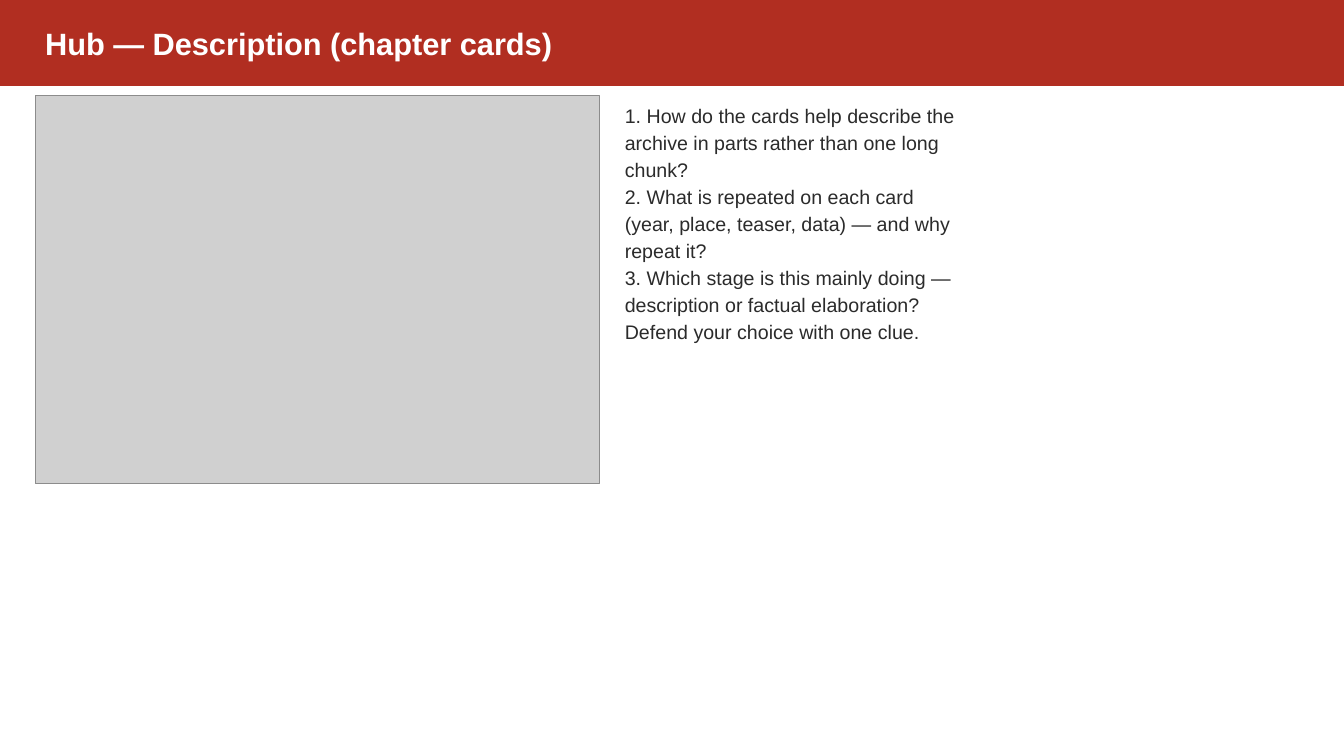
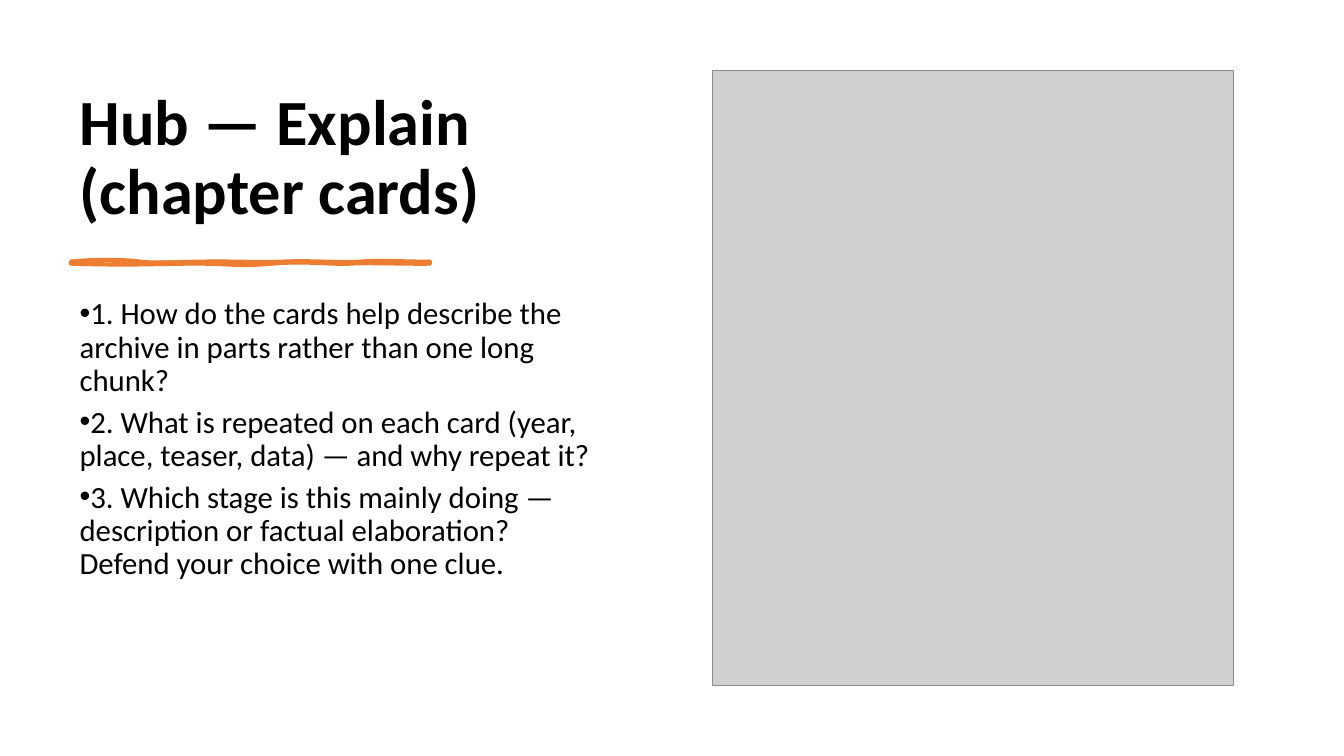
Before and after one commit to dsuth10/Joshua, a slide deck: slide 7 of Units/English/English_Unit_2/Lesson_Plans/Lesson_02_Slides.pptx. Drawn at 1344x756 pixels with LibreOffice and Linux fonts; fonts in the diff are those of the drawing; grey boxes stand for pictures. Boxes give left, top, right and bottom in pixels: in the first picture for what was removed or moved away, otherwise in the second. Text is boxed around its words. In the diff, an @@ line names an element or a change of style, - is before the commit and + after.

```diff
--- a/Units/English/English_Unit_2/Lesson_Plans/Lesson_02_Slides.pptx
+++ b/Units/English/English_Unit_2/Lesson_Plans/Lesson_02_Slides.pptx
@@ rectangle removed at [0,0,1344,86] @@
@@ text "Hub — Explain (chapter cards)" at [80,99,479,224]: vertical alignment middle to bottom @@
@@ picture: place and size @@
-picture at [35,96,600,484]
+picture at [713,71,1234,686]
@@ text at [80,99,479,224]: text changed; size 22 to 46 pt; font Arial to Calibri; text colour #FFFFFF to #000000 @@
-Hub — Description (chapter cards)
+Hub — Explain (chapter cards)
@@ freeform shape added at [71,262,430,264], fill #ED7D31, outline #ED7D31 3 pt @@
@@ text "1. How do the cards ...": place and size @@
-text "1. How do the cards ..." at [625,108,954,343]
+text "1. How do the cards ..." at [80,302,590,579]
@@ text "1. How do the cards ..." at [80,302,590,579]: size 14 to 22 pt, font Arial to Calibri, text colour #2B2B2B to #000000; bullet none to •; line spacing 1.15 to 0.9; more space between paragraphs @@
```
Also in this commit, not shown: 16 other slides changed, 1 other file.
